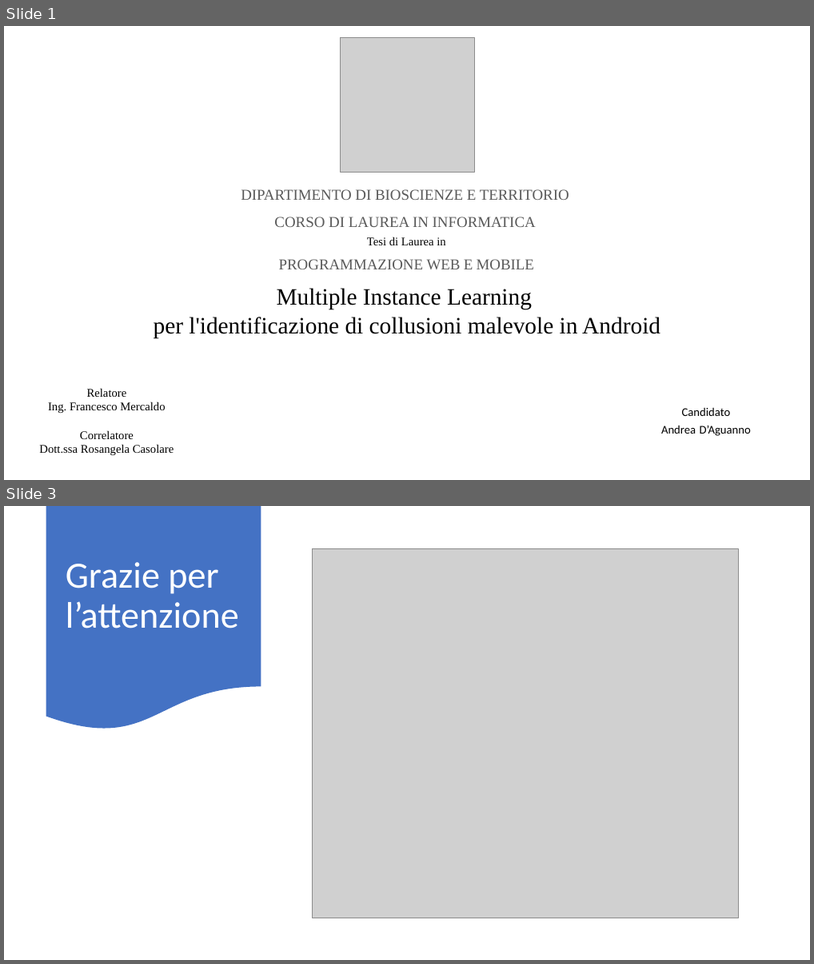
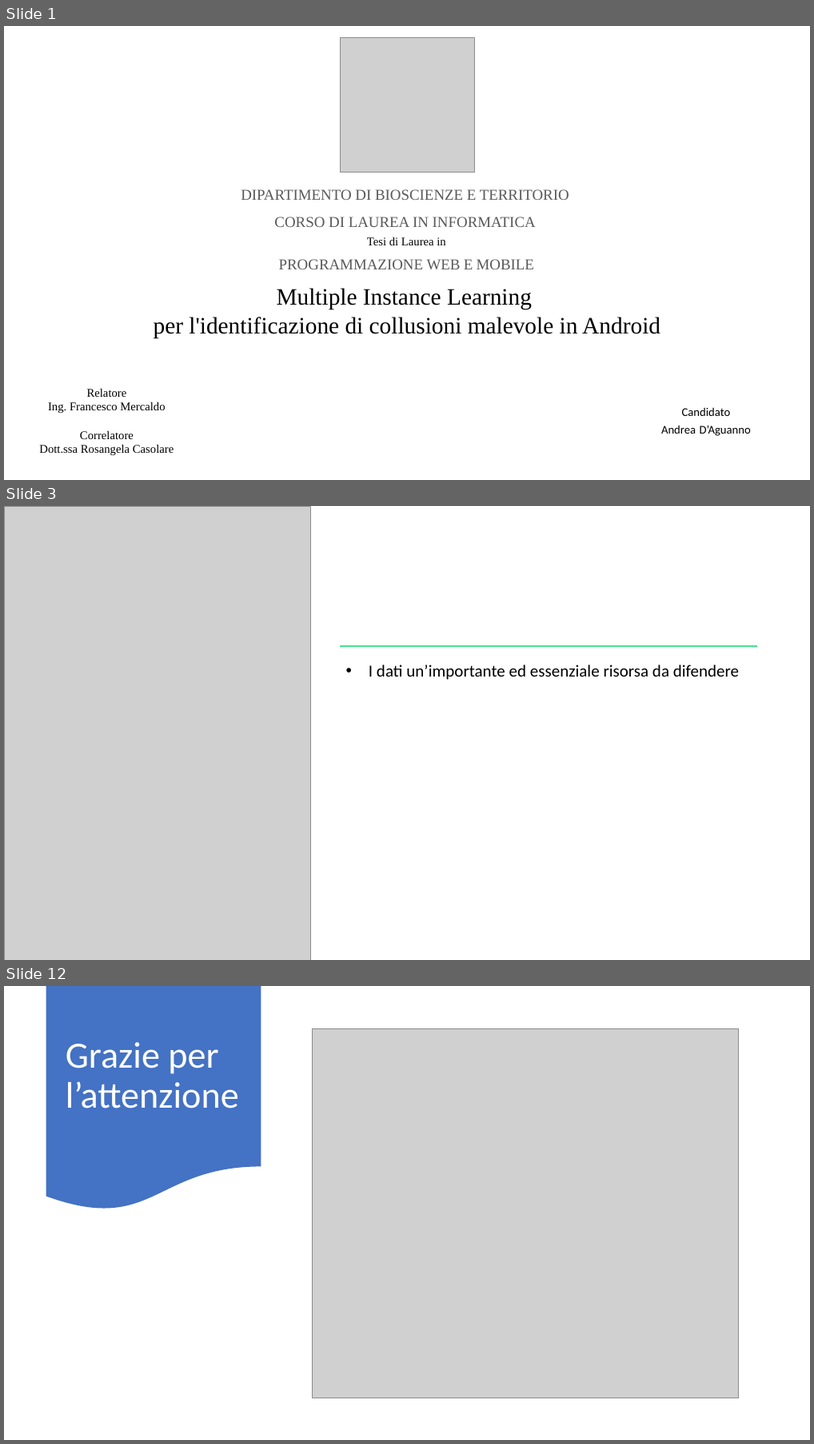
Before and after one commit to AndreaDagg/Multiple-instance-learning-for-identifying-malicious-collusion-in-Android, a slide deck: Documentation/Presentazione.pptx. Shown one above the other, each under a label of ours: slides 1 and 3 before the commit, slides 1, 3 and 12 after it; the slides between them are not shown. The pictures are 814x964 and 814x1444 pixels, drawn with LibreOffice and Linux fonts; fonts in the diff are those of the drawing; grey boxes stand for pictures. Boxes give left, top, right and bottom in pixels: in the first picture for what was removed or moved away, otherwise in the second. Text is boxed around its words. In the diff, an @@ line names an element or a change of style, - is before the commit and + after.

```diff
--- a/Documentation/Presentazione.pptx
+++ b/Documentation/Presentazione.pptx
@@ slide 3 added at (4,506,810,960), background #FFFFFF @@
@@ picture added at (4,506,310,960) @@
@@ line added from (340, 646) to (758, 646), #43E58D 1.5 pt @@
@@ text added at (369,664,739,680), 20 pt, text #000000 @@
+• I dati un’importante ed essenziale risorsa da difendere
@@ what was slide 3 is now slide 12 @@
```
Also in this commit, not shown: 1 slide changed, 9 other slides added, 1 slide removed, 1 other file.
